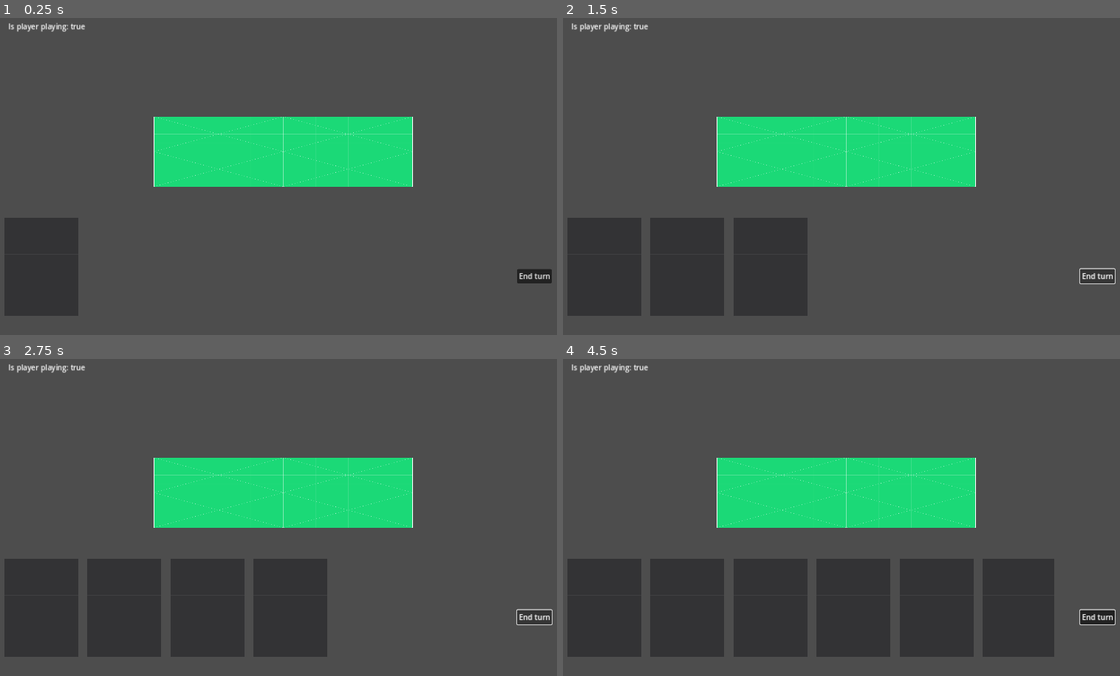
Above: before the commit, frames 1-4 (two rows, left to right).
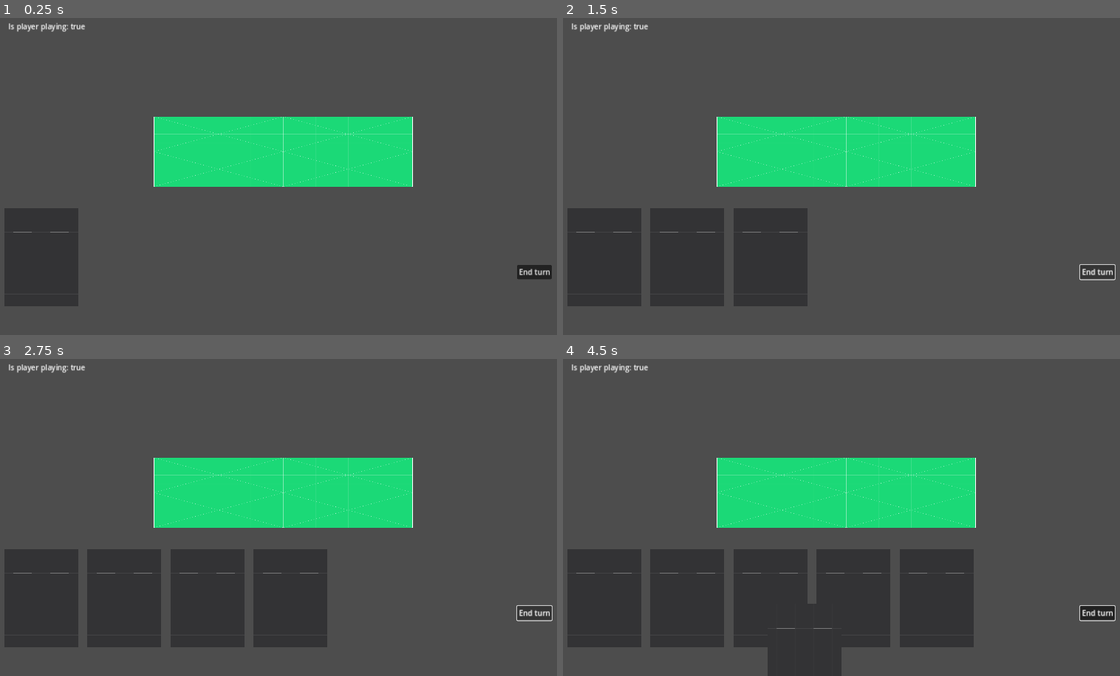
Above: after the commit, the same moments.

Repository: Milosavljevichh/deck_builder_optimised
Game: Godot game, scene res://scenes/match/match.tscn
Same seed, same stepped clock (60 frames per second), same inputs: the game is played once before the commit and once after it. The project has no main scene, so this scene is started directly.
Inputs (mouse positions are in pixels of both pictures, inside the frame that each line leads up to):
- Up to frame 1 (0.25 s): no input
- Up to frame 2 (1.5 s): click "End turn" at 0.5 s; click "End turn" at 1.25 s
- Up to frame 3 (2.75 s): click "End turn" at 2 s
- Up to frame 4 (4.5 s): tap Enter at 2.75, 4.25 s; move the mouse to (601, 606) at 2.77 s; press the mouse at (601, 606) at 2.78 s; tap Space at 3.5 s; move the mouse to (685, 606) at 3.52 s; release the mouse at (685, 606) at 3.53 s; click (685, 606) at 3.6 s; move the mouse to (769, 606) at 4.27 s; press the mouse at (769, 606) at 4.28 s

The runs differ from the first frame. In frame 1, 1.1% of the frame differs, in the area x 0-100%, y 60-94%; in frame 2, 2.7%; in frame 3, 3.5%; in frame 4, 9.0%, in the area x 0-100%, y 60-100%.

Commit message:
added hold & drop card

Diff:
--- a/components/card/card_dependecies/draggable_component.gd
+++ b/components/card/card_dependecies/draggable_component.gd
@@ -2,6 +2,8 @@
 class_name Draggable_component
 
 signal Is_played
+signal Is_selected(card:Card_component)
+signal Is_dropped
 
 var is_hovered:bool = false
 var is_dragging:bool = false
@@ -19,6 +21,8 @@
 		if Input.is_action_just_pressed("normal_click"):
 			last_position = card.global_position
 		if Input.is_action_pressed("normal_click"):
+			if !is_dragging:
+				Is_selected.emit(get_parent())
 			is_dragging = true
 	if Input.is_action_just_released("normal_click"):
 		if is_dragging:
@@ -26,8 +30,9 @@
 			if is_playable:
 				Is_played.emit()
 			else:
-				card.global_position = last_position
-				last_position = card.global_position
+				#card.global_position = last_position
+				#last_position = card.global_position
+				Is_dropped.emit(get_parent())
 
 func _on_mouse_entered():
 	is_hovered = true
--- a/components/card/card_dependecies/draggable_component.tscn
+++ b/components/card/card_dependecies/draggable_component.tscn
@@ -4,6 +4,7 @@
 
 [node name="Draggable_component" type="Area2D"]
 script = ExtResource("1_xf6gw")
+drag_speed = 13
 
 [connection signal="mouse_entered" from="." to="." method="_on_mouse_entered"]
 [connection signal="mouse_exited" from="." to="." method="_on_mouse_exited"]
--- a/components/entity/hand_component.gd
+++ b/components/entity/hand_component.gd
@@ -2,6 +2,7 @@
 class_name Hand_component
 
 @onready var card_display = $CanvasLayer/Hand/Cosmetic_wrapper/MarginContainer/ScrollContainer/card_display
+@onready var hand = $CanvasLayer/Hand
 
 const CARD_SCENE = preload("res://components/card/card_component.tscn")
 
@@ -9,12 +10,25 @@
 	get:
 		return cards_in_hand
 
+var card_in_hold : Card_component
+
 func add_to_hand(data: CardData):
 	var card = CARD_SCENE.instantiate()
+	card.draggable_component.Is_selected.connect(hold_card)
 	card.ui_component.set_up_ui(data)
 	cards_in_hand.push_back(card)
 	card_display.add_child(card)
 
-
 func _on_proceed_pressed():
 	get_parent().end_turn()
+
+func hold_card(card: Card_component):
+	card.draggable_component.Is_dropped.connect(drop_card)
+	var children = card_display.get_children()
+	var selected_card : Card_component = children[children.find(card)]
+	selected_card.reparent(hand)
+
+func drop_card(card: Card_component):
+	var children = hand.get_children()
+	var selected_card : Card_component = children[children.find(card)]
+	selected_card.reparent(card_display)
--- a/components/entity/hand_component.tscn
+++ b/components/entity/hand_component.tscn
@@ -9,6 +9,7 @@
 anchor_bottom = 1.0
 grow_horizontal = 2
 grow_vertical = 2
+mouse_filter = 1
 script = ExtResource("1_nwoew")
 
 [node name="CanvasLayer" type="CanvasLayer" parent="."]
@@ -16,13 +17,13 @@
 [node name="Hand" type="Control" parent="CanvasLayer"]
 custom_minimum_size = Vector2(0, 330)
 layout_mode = 3
-anchors_preset = 12
-anchor_top = 1.0
+anchors_preset = 15
 anchor_right = 1.0
 anchor_bottom = 1.0
 grow_horizontal = 2
-grow_vertical = 0
+grow_vertical = 2
 size_flags_horizontal = 3
+mouse_filter = 1
 
 [node name="Cosmetic_wrapper" type="Control" parent="CanvasLayer/Hand"]
 custom_minimum_size = Vector2(0, 255)
@@ -30,9 +31,11 @@
 anchor_top = 0.149
 anchor_right = 1.0
 anchor_bottom = 1.0
-offset_top = 199.985
+offset_top = 336.72
+offset_bottom = 2.0
 grow_horizontal = 2
-grow_vertical = 0
+grow_vertical = 2
+mouse_filter = 1
 
 [node name="MarginContainer" type="MarginContainer" parent="CanvasLayer/Hand/Cosmetic_wrapper"]
 layout_mode = 1
